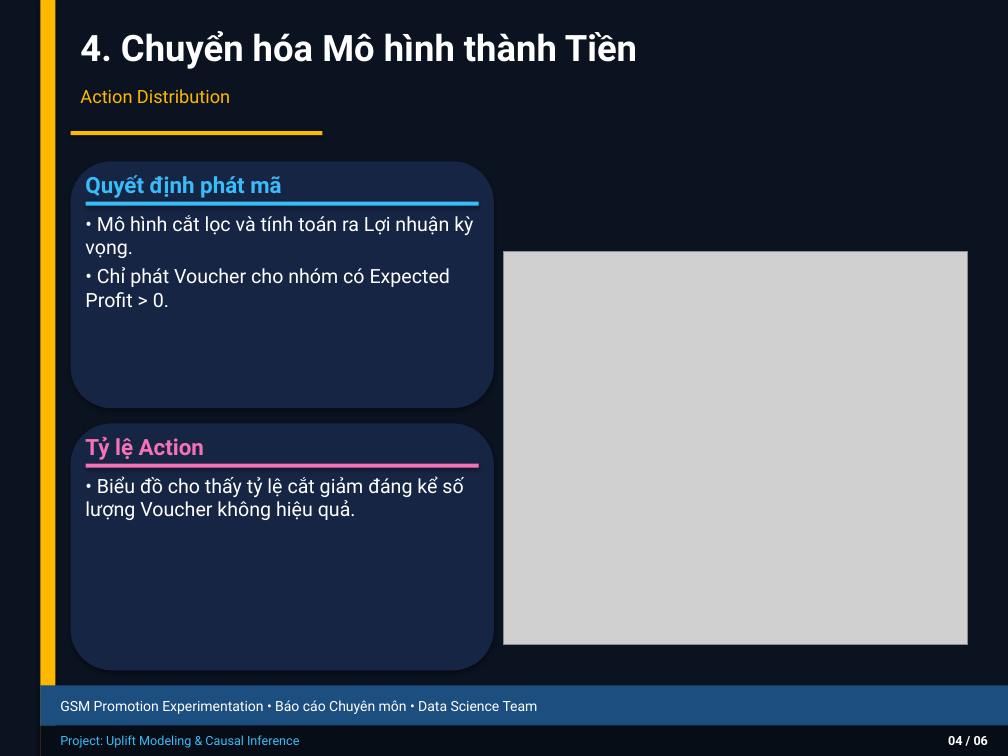
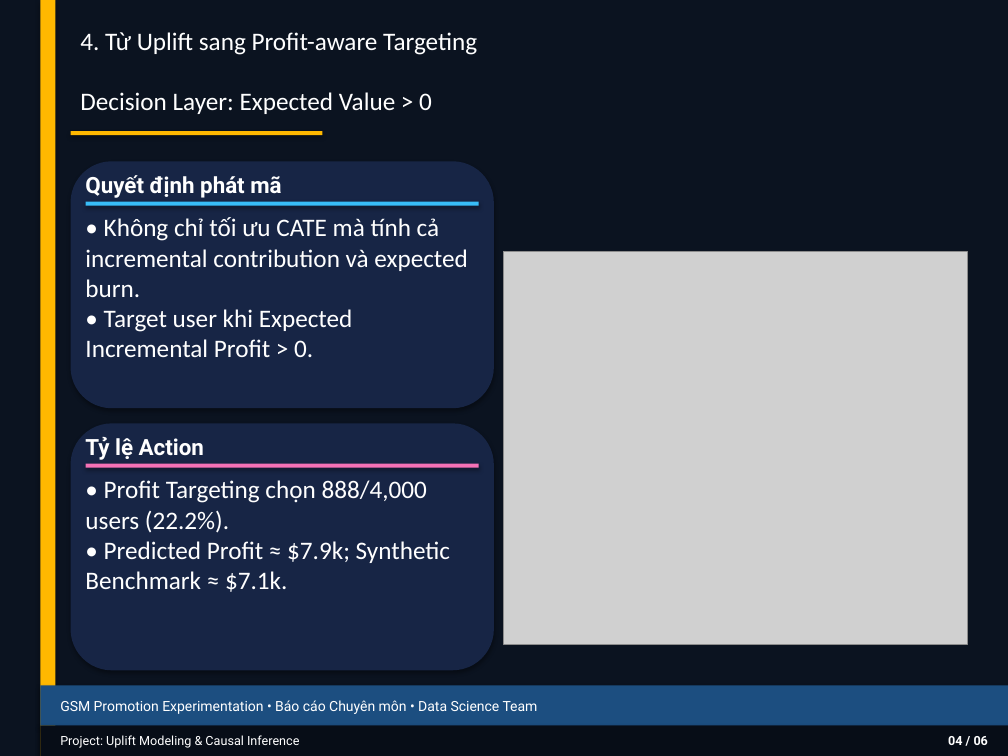
Before and after one commit to thaibuivan/GSM-promotion-experimentation, a slide deck: slide 5 of docs/Week5_Uplift_Modeling_Summary.pptx. Drawn at 1008x756 pixels with LibreOffice and Linux fonts; fonts in the diff are those of the drawing; grey boxes stand for pictures. Boxes give left, top, right and bottom in pixels: in the first picture for what was removed or moved away, otherwise in the second. Text is boxed around its words. In the diff, an @@ line names an element or a change of style, - is before the commit and + after.

```diff
--- a/docs/Week5_Uplift_Modeling_Summary.pptx
+++ b/docs/Week5_Uplift_Modeling_Summary.pptx
@@ text at box(80, 32, 477, 55): text changed; size 26 to 18 pt; font Roboto to Calibri; bold off @@
-4. Chuyển hóa Mô hình thành Tiền
+4. Từ Uplift sang Profit-aware Targeting
@@ text at box(80, 92, 432, 114): text changed; size 13 to 18 pt; font Roboto to Calibri; text colour #FFB800 to #FFFFFF @@
-Action Distribution
+Decision Layer: Expected Value > 0
@@ text "Quyết định phát mã" at box(85, 175, 281, 198): text colour #38BDF8 to #FFFFFF @@
@@ text at box(85, 217, 467, 357): text changed; size 14 to 18 pt; font Roboto to Calibri @@
-• Mô hình cắt lọc và tính toán ra Lợi nhuận kỳ vọng.
-• Chỉ phát Voucher cho nhóm có Expected Profit > 0.
+• Không chỉ tối ưu CATE mà tính cả incremental contribution và expected burn.
+• Target user khi Expected Incremental Profit > 0.
@@ text "Tỷ lệ Action" at box(85, 437, 204, 460): text colour #F472B6 to #FFFFFF @@
@@ text at box(85, 480, 450, 592): text changed; size 14 to 18 pt; font Roboto to Calibri @@
-• Biểu đồ cho thấy tỷ lệ cắt giảm đáng kể số lượng Voucher không hiệu quả.
+• Profit Targeting chọn 888/4,000 users (22.2%).
+• Predicted Profit ≈ $7.9k; Synthetic Benchmark ≈ $7.1k.
@@ text "Project: Uplift Modeling & Causal ..." at box(60, 735, 299, 748): text colour #38BDF8 to #FFFFFF @@
```
Also in this commit, not shown: 6 other slides changed, 5 other files.
